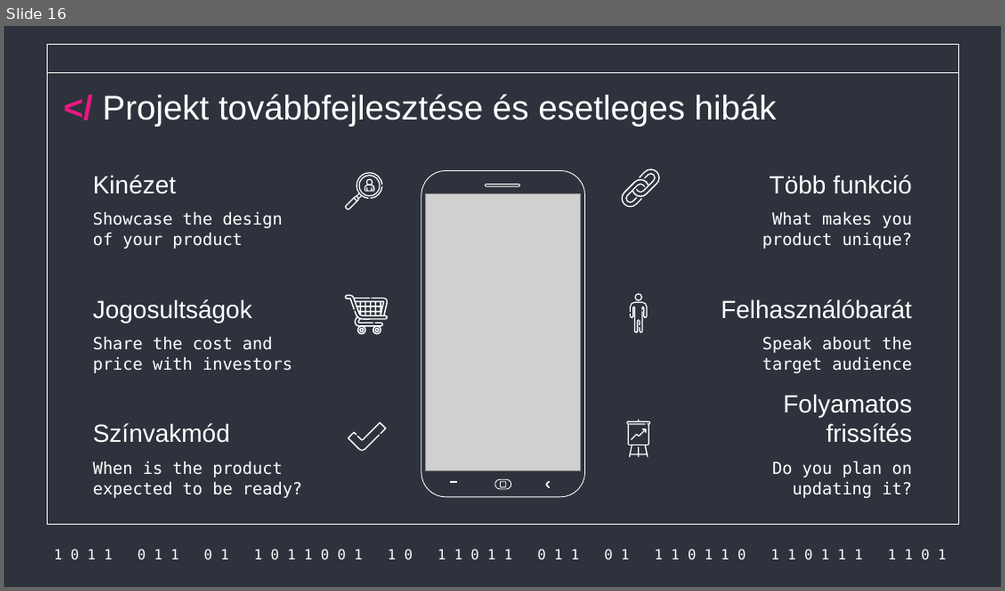
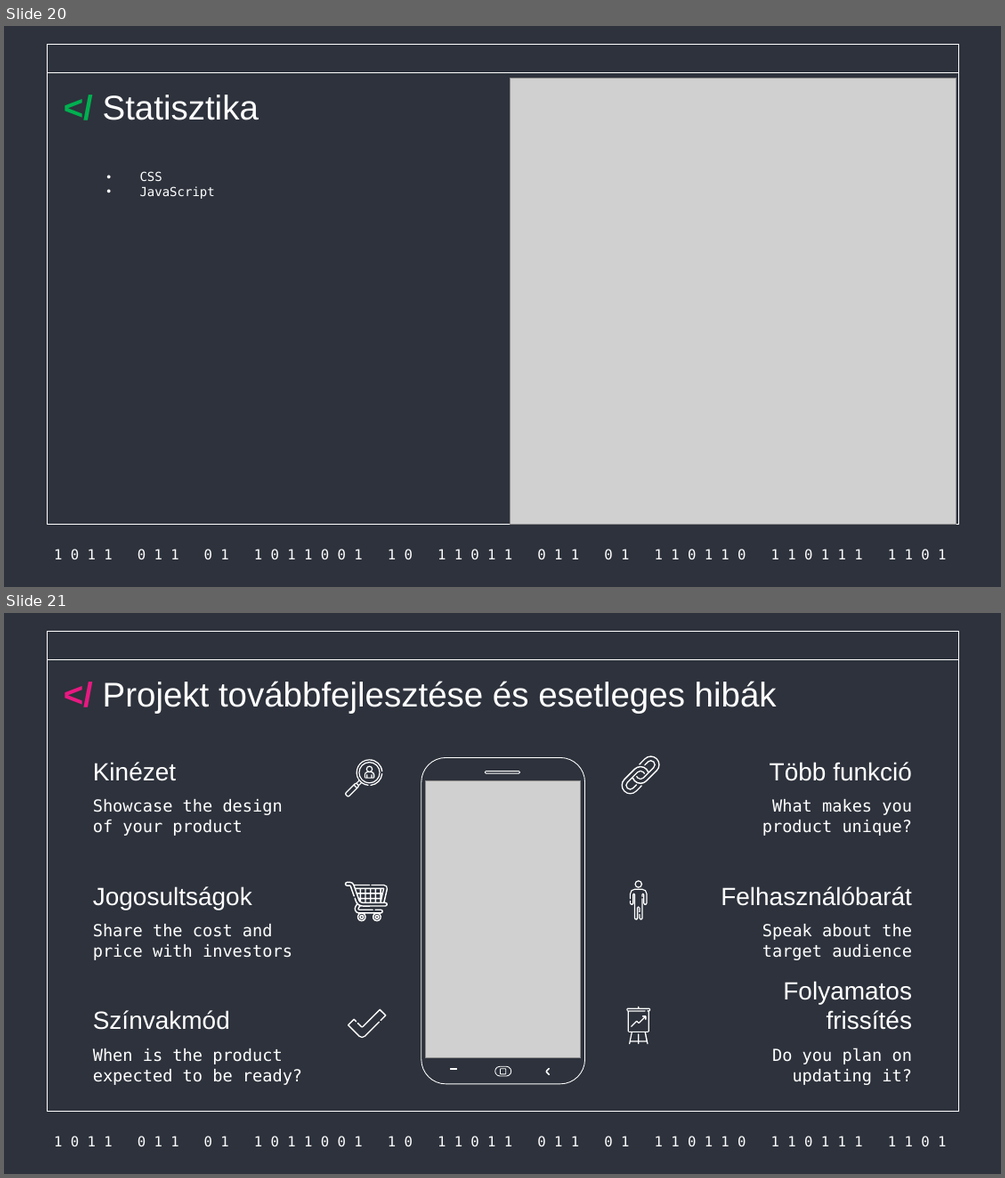
Before and after one commit to Acsilaa/dusza2024-25, a slide deck: Hell yeah ppt.pptx. Shown one above the other, each under a label of ours: slide 16 before the commit, slides 20 and 21 after it. The pictures are 1005x591 and 1005x1178 pixels, drawn with LibreOffice and Linux fonts; fonts in the diff are those of the drawing; grey boxes stand for pictures. Boxes give left, top, right and bottom in pixels: in the first picture for what was removed or moved away, otherwise in the second. Text is boxed around its words. In the diff, an @@ line names an element or a change of style, - is before the commit and + after.

```diff
--- a/Hell yeah ppt.pptx
+++ b/Hell yeah ppt.pptx
@@ slide 20 added at box(4, 26, 1001, 587), background #2D323C; not listed: 3 template elements that a slide beside it also shows @@
@@ picture added at box(510, 78, 956, 524) @@
@@ text added at box(103, 95, 259, 120), 33 pt, text #FFFFFF @@
+</ Statisztika
@@ text added at box(140, 171, 215, 199), 12 pt, text #FFFFFF @@
+• CSS
+• JavaScript
@@ what was slide 16 is now slide 21 @@
```
Also in this commit, not shown: 6 slides changed, 8 other slides added, 4 slides removed.
